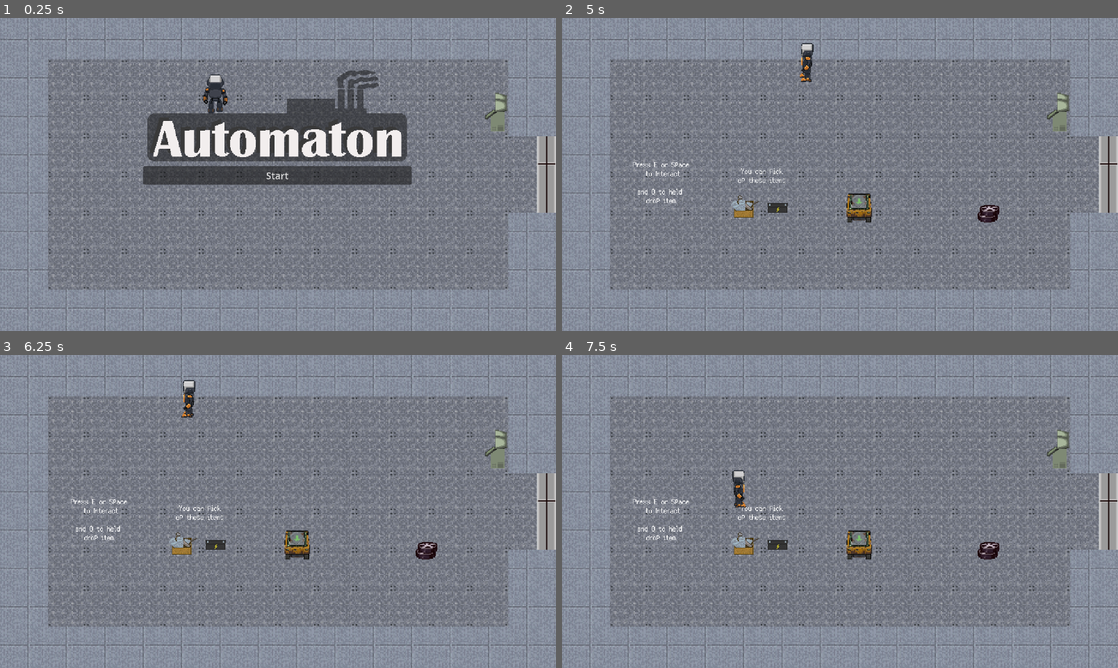
Above: before the commit, frames 1-4 (two rows, left to right).
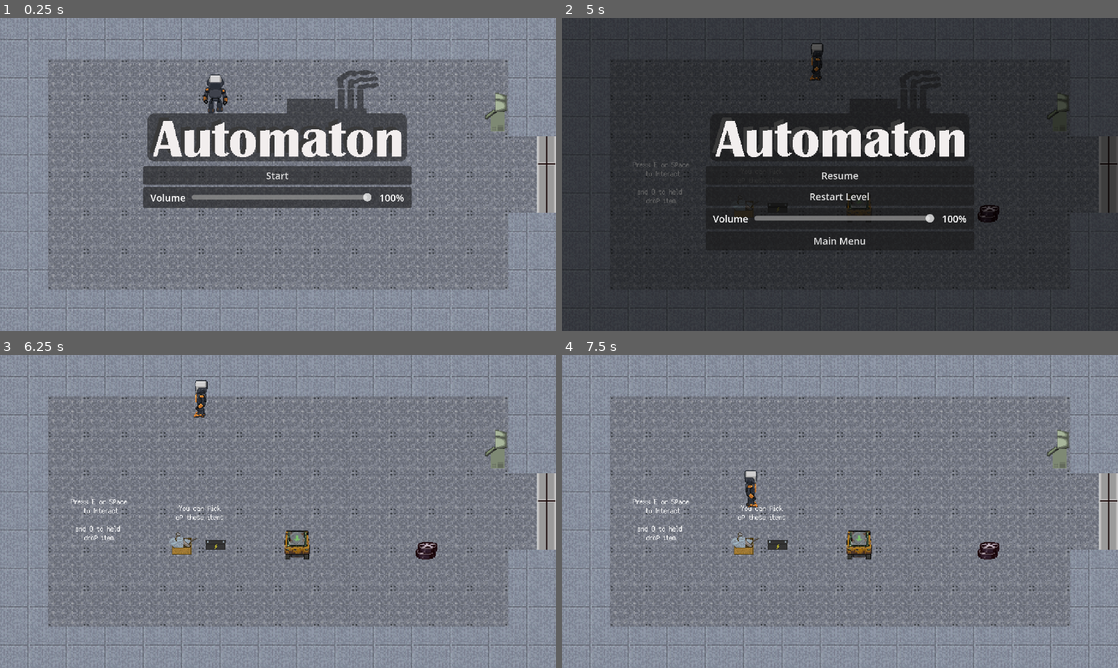
Above: after the commit, the same moments.

Repository: Wizxrdx/automaton
Game: Godot game, scene res://UI/main_menu.tscn
Same seed, same stepped clock (60 frames per second), same inputs: the game is played once before the commit and once after it. Sound files missing from this copy of the repository are replaced by a short silence.
Inputs (mouse positions are in pixels of both pictures, inside the frame that each line leads up to):
- Up to frame 1 (0.25 s): no input
- Up to frame 2 (5 s): click "Start" at 0.5 s; tap Enter at 1.25 s; move the mouse to (756, 77) at 1.27 s; hold Right (ui_right) 1.28-2.03 s; tap Q (drop_item) at 1.35, 3.6 s; click (756, 77) at 1.42 s; tap E every 0.75 s from 2 to 4.25 s; move the mouse to (778, 212) at 2.02 s; hold Down (ui_down) 2.03-2.78 s; tap Space (interact) at 2.1, 4.35 s; click (778, 212) at 2.17 s; move the mouse to (745, 212) at 2.77 s; hold Right (ui_right) 2.78-3.53 s; tap R at 2.85 s; click (745, 212) at 2.92 s; move the mouse to (990, 218) at 3.52 s; hold Up (ui_up) 3.53-4.28 s; click (990, 218) at 3.67 s; move the mouse to (1006, 221) at 4.27 s; hold Left (ui_left) from 4.28 s (still down); click (1006, 221) at 4.42 s; tap Escape (ui_cancel) at 4.9 s
- Up to frame 3 (6.25 s): release Left (ui_left) at 5 s; click (278, 511) at 5 s, where only the run after the commit has a clickable "Resume"; tap E at 5.75 s; move the mouse to (111, 464) at 5.77 s; hold Left (ui_left) from 5.78 s (still down); tap R at 5.85 s; click (111, 464) at 5.92 s
- Up to frame 4 (7.5 s): move the mouse to (867, 511) at 6.52 s; release Left (ui_left) at 6.53 s; hold Down (ui_down) 6.53-7.28 s; tap Q (drop_item) at 6.6 s; click (867, 511) at 6.67 s; move the mouse to (756, 433) at 7.27 s; hold Right (ui_right) from 7.28 s (still down); tap Space (interact) at 7.35 s; click (756, 433) at 7.42 s

The runs differ from the first frame. In frame 1, 2.8% of the frame differs, in the area x 25-75%, y 54-61%; in frame 2, 99%, in the area x 0-100%, y 0-100%; in frame 3, 0.4%; in frame 4, 0.5%.

Commit message:
Add Master Volume slider to Main Menu and matching Esc Pause Menu

Diff:
--- a/UI/main_menu.gd
+++ b/UI/main_menu.gd
@@ -1,8 +1,14 @@
 extends Control
 
 @onready var level = $LevelInstance
+@onready var volume_slider: HSlider = $VBoxContainer/VolumePanel/VolumeMargin/VolumeRow/VolumeSlider
+@onready var volume_value: Label = $VBoxContainer/VolumePanel/VolumeMargin/VolumeRow/VolumeValue
 
 func _ready():
+	Input.set_mouse_mode(Input.MOUSE_MODE_VISIBLE)
+	volume_slider.set_value_no_signal(LevelManager.master_volume)
+	volume_value.text = str(int(round(LevelManager.master_volume * 100.0))) + "%"
+
 	# Force the level into background mode
 	level.is_menu_background = true
 
@@ -45,5 +51,7 @@
 
 	self.queue_free()
 
-func _on_quit_button_pressed():
-	pass
+func _on_volume_slider_value_changed(value: float):
+	LevelManager.set_master_volume(value)
+	if volume_value:
+		volume_value.text = str(int(round(value * 100.0))) + "%"
--- a/UI/main_menu.tscn
+++ b/UI/main_menu.tscn
@@ -67,7 +67,7 @@
 offset_left = 63.0
 offset_top = -12.0
 offset_right = 511.0
-offset_bottom = 218.0
+offset_bottom = 260.0
 grow_horizontal = 2
 grow_vertical = 2
 
@@ -82,6 +82,41 @@
 [node name="Button" type="Button" parent="VBoxContainer" unique_id=1876818327]
 layout_mode = 2
 text = "Start"
+
+[node name="VolumePanel" type="PanelContainer" parent="VBoxContainer" unique_id=778375307]
+layout_mode = 2
+
+[node name="VolumeMargin" type="MarginContainer" parent="VBoxContainer/VolumePanel"]
+layout_mode = 2
+theme_override_constants/margin_left = 12
+theme_override_constants/margin_top = 6
+theme_override_constants/margin_right = 12
+theme_override_constants/margin_bottom = 6
+
+[node name="VolumeRow" type="HBoxContainer" parent="VBoxContainer/VolumePanel/VolumeMargin" unique_id=449931170]
+layout_mode = 2
+theme_override_constants/separation = 10
+alignment = 1
+
+[node name="VolumeLabel" type="Label" parent="VBoxContainer/VolumePanel/VolumeMargin/VolumeRow" unique_id=414674785]
+layout_mode = 2
+text = "Volume"
+horizontal_alignment = 3
+vertical_alignment = 3
+
+[node name="VolumeSlider" type="HSlider" parent="VBoxContainer/VolumePanel/VolumeMargin/VolumeRow" unique_id=1674170188]
+layout_mode = 2
+size_flags_horizontal = 3
+size_flags_vertical = 4
+max_value = 1.0
+step = 0.05
+value = 1.0
+
+[node name="VolumeValue" type="Label" parent="VBoxContainer/VolumePanel/VolumeMargin/VolumeRow" unique_id=191702034]
+custom_minimum_size = Vector2(44, 0)
+layout_mode = 2
+text = "100%"
+horizontal_alignment = 2
 
 [node name="FadeOverlay" type="ColorRect" parent="." unique_id=788989379]
 self_modulate = Color(1, 1, 1, 0)
@@ -99,3 +134,4 @@
 zoom = Vector2(0.345, 0.345)
 
 [connection signal="button_up" from="VBoxContainer/Button" to="." method="_on_start_button_pressed"]
+[connection signal="value_changed" from="VBoxContainer/VolumePanel/VolumeMargin/VolumeRow/VolumeSlider" to="." method="_on_volume_slider_value_changed"]
--- /dev/null
+++ b/UI/pause_menu.gd
@@ -0,0 +1,44 @@
+extends CanvasLayer
+
+@onready var volume_slider: HSlider = $Backdrop/MenuAnchor/VBoxContainer/VolumePanel/VolumeMargin/VolumeRow/VolumeSlider
+@onready var volume_value: Label = $Backdrop/MenuAnchor/VBoxContainer/VolumePanel/VolumeMargin/VolumeRow/VolumeValue
+
+func _ready():
+	process_mode = Node.PROCESS_MODE_ALWAYS
+	visible = false
+	sync_volume_ui()
+
+func sync_volume_ui():
+	if volume_slider:
+		volume_slider.set_value_no_signal(LevelManager.master_volume)
+	if volume_value:
+		volume_value.text = str(int(round(LevelManager.master_volume * 100.0))) + "%"
+
+func open_menu():
+	sync_volume_ui()
+	visible = true
+	get_tree().paused = true
+	Input.set_mouse_mode(Input.MOUSE_MODE_VISIBLE)
+
+func close_menu():
+	visible = false
+	get_tree().paused = false
+	Input.set_mouse_mode(Input.MOUSE_MODE_CONFINED)
+
+func _on_resume_button_pressed():
+	close_menu()
+
+func _on_restart_button_pressed():
+	visible = false
+	get_tree().paused = false
+	LevelManager.restart_current_level()
+
+func _on_volume_slider_value_changed(value: float):
+	LevelManager.set_master_volume(value)
+	if volume_value:
+		volume_value.text = str(int(round(value * 100.0))) + "%"
+
+func _on_main_menu_button_pressed():
+	visible = false
+	get_tree().paused = false
+	LevelManager.return_to_main_menu()
--- /dev/null
+++ b/UI/pause_menu.tscn
@@ -0,0 +1,142 @@
+[gd_scene format=3]
+
+[ext_resource type="Script" path="res://UI/pause_menu.gd" id="1_script"]
+[ext_resource type="Texture2D" uid="uid://cohktqv675ns7" path="res://UI/logo.png" id="2_logo"]
+
+[sub_resource type="AtlasTexture" id="AtlasTexture_d8nwk"]
+atlas = ExtResource("2_logo")
+region = Rect2(0, 0, 448, 160)
+
+[sub_resource type="Animation" id="Animation_d8nwk"]
+length = 0.001
+tracks/0/type = "value"
+tracks/0/imported = false
+tracks/0/enabled = true
+tracks/0/path = NodePath(".:texture:region")
+tracks/0/interp = 1
+tracks/0/loop_wrap = true
+tracks/0/keys = {
+"times": PackedFloat32Array(0),
+"transitions": PackedFloat32Array(1),
+"update": 0,
+"values": [Rect2(0, 0, 448, 160)]
+}
+
+[sub_resource type="Animation" id="Animation_4cwpn"]
+resource_name = "play_ui"
+length = 0.8
+loop_mode = 1
+tracks/0/type = "value"
+tracks/0/imported = false
+tracks/0/enabled = true
+tracks/0/path = NodePath(".:texture:region")
+tracks/0/interp = 1
+tracks/0/loop_wrap = true
+tracks/0/keys = {
+"times": PackedFloat32Array(0, 0.2, 0.4, 0.6, 0.8),
+"transitions": PackedFloat32Array(1, 1, 1, 1, 1),
+"update": 1,
+"values": [Rect2(0, 0, 448, 160), Rect2(0, 160, 448, 160), Rect2(0, 320, 448, 160), Rect2(0, 160, 448, 160), Rect2(0, 0, 448, 160)]
+}
+
+[sub_resource type="AnimationLibrary" id="AnimationLibrary_f40uw"]
+_data = {
+&"RESET": SubResource("Animation_d8nwk"),
+&"play_ui": SubResource("Animation_4cwpn")
+}
+
+[node name="PauseMenu" type="CanvasLayer"]
+process_mode = 3
+layer = 10
+script = ExtResource("1_script")
+
+[node name="Backdrop" type="ColorRect" parent="."]
+anchors_preset = 15
+anchor_right = 1.0
+anchor_bottom = 1.0
+grow_horizontal = 2
+grow_vertical = 2
+color = Color(0, 0, 0, 0.6)
+
+[node name="MenuAnchor" type="Control" parent="Backdrop"]
+layout_mode = 1
+anchors_preset = 8
+anchor_left = 0.5
+anchor_top = 0.5
+anchor_right = 0.5
+anchor_bottom = 0.5
+grow_horizontal = 2
+grow_vertical = 2
+scale = Vector2(0.345, 0.345)
+
+[node name="VBoxContainer" type="VBoxContainer" parent="Backdrop/MenuAnchor"]
+layout_mode = 1
+anchors_preset = 8
+anchor_left = 0.5
+anchor_top = 0.5
+anchor_right = 0.5
+anchor_bottom = 0.5
+offset_left = -224.0
+offset_top = -178.0
+offset_right = 224.0
+offset_bottom = 132.0
+grow_horizontal = 2
+grow_vertical = 2
+
+[node name="TextureRect" type="TextureRect" parent="Backdrop/MenuAnchor/VBoxContainer"]
+layout_mode = 2
+texture = SubResource("AtlasTexture_d8nwk")
+
+[node name="AnimationPlayer" type="AnimationPlayer" parent="Backdrop/MenuAnchor/VBoxContainer/TextureRect"]
+libraries/ = SubResource("AnimationLibrary_f40uw")
+autoplay = &"play_ui"
+
+[node name="ResumeButton" type="Button" parent="Backdrop/MenuAnchor/VBoxContainer"]
+layout_mode = 2
+text = "Resume"
+
+[node name="RestartButton" type="Button" parent="Backdrop/MenuAnchor/VBoxContainer"]
+layout_mode = 2
+text = "Restart Level"
+
+[node name="VolumePanel" type="PanelContainer" parent="Backdrop/MenuAnchor/VBoxContainer"]
+layout_mode = 2
+
+[node name="VolumeMargin" type="MarginContainer" parent="Backdrop/MenuAnchor/VBoxContainer/VolumePanel"]
+layout_mode = 2
+theme_override_constants/margin_left = 12
+theme_override_constants/margin_top = 6
+theme_override_constants/margin_right = 12
+theme_override_constants/margin_bottom = 6
+
+[node name="VolumeRow" type="HBoxContainer" parent="Backdrop/MenuAnchor/VBoxContainer/VolumePanel/VolumeMargin"]
+layout_mode = 2
+theme_override_constants/separation = 10
+alignment = 1
+
+[node name="VolumeLabel" type="Label" parent="Backdrop/MenuAnchor/VBoxContainer/VolumePanel/VolumeMargin/VolumeRow"]
+layout_mode = 2
+text = "Volume"
+
+[node name="VolumeSlider" type="HSlider" parent="Backdrop/MenuAnchor/VBoxContainer/VolumePanel/VolumeMargin/VolumeRow"]
+layout_mode = 2
+size_flags_horizontal = 3
+size_flags_vertical = 4
+max_value = 1.0
+step = 0.05
+value = 1.0
+
+[node name="VolumeValue" type="Label" parent="Backdrop/MenuAnchor/VBoxContainer/VolumePanel/VolumeMargin/VolumeRow"]
+custom_minimum_size = Vector2(44, 0)
+layout_mode = 2
+text = "100%"
+horizontal_alignment = 2
+
+[node name="MainMenuButton" type="Button" parent="Backdrop/MenuAnchor/VBoxContainer"]
+layout_mode = 2
+text = "Main Menu"
+
+[connection signal="button_up" from="Backdrop/MenuAnchor/VBoxContainer/ResumeButton" to="." method="_on_resume_button_pressed"]
+[connection signal="button_up" from="Backdrop/MenuAnchor/VBoxContainer/RestartButton" to="." method="_on_restart_button_pressed"]
+[connection signal="value_changed" from="Backdrop/MenuAnchor/VBoxContainer/VolumePanel/VolumeMargin/VolumeRow/VolumeSlider" to="." method="_on_volume_slider_value_changed"]
+[connection signal="button_up" from="Backdrop/MenuAnchor/VBoxContainer/MainMenuButton" to="." method="_on_main_menu_button_pressed"]
--- a/World/LevelManager.gd
+++ b/World/LevelManager.gd
@@ -1,10 +1,63 @@
 extends Node
+
+const SETTINGS_PATH := "user://settings.cfg"
+const PAUSE_MENU_SCENE := preload("res://UI/pause_menu.tscn")
 
 var current_level_number = 1
 var saved_item_type = null
 var win_canvas: CanvasLayer = null
 var caught_canvas: CanvasLayer = null
+var pause_menu: CanvasLayer = null
 var is_caught: bool = false
+var master_volume: float = 1.0
+
+func _ready():
+	process_mode = Node.PROCESS_MODE_ALWAYS
+	_load_settings()
+	set_master_volume(master_volume, false)
+	pause_menu = PAUSE_MENU_SCENE.instantiate()
+	add_child(pause_menu)
+
+func _load_settings():
+	var cfg = ConfigFile.new()
+	if cfg.load(SETTINGS_PATH) == OK:
+		master_volume = clamp(float(cfg.get_value("audio", "master_volume", 1.0)), 0.0, 1.0)
+
+func set_master_volume(value: float, save: bool = true):
+	master_volume = clamp(value, 0.0, 1.0)
+	var bus_idx = AudioServer.get_bus_index("Master")
+	if bus_idx >= 0:
+		AudioServer.set_bus_mute(bus_idx, master_volume <= 0.001)
+		AudioServer.set_bus_volume_db(bus_idx, linear_to_db(max(master_volume, 0.0001)))
+	if save:
+		var cfg = ConfigFile.new()
+		cfg.set_value("audio", "master_volume", master_volume)
+		cfg.save(SETTINGS_PATH)
+
+func return_to_main_menu():
+	get_tree().paused = false
+	if is_instance_valid(pause_menu):
+		pause_menu.visible = false
+	if is_instance_valid(win_canvas):
+		win_canvas.queue_free()
+		win_canvas = null
+	if is_instance_valid(caught_canvas):
+		caught_canvas.queue_free()
+		caught_canvas = null
+	is_caught = false
+
+	var root = get_tree().root
+	for child in root.get_children():
+		if "Level" in child.name and child is Node2D:
+			child.queue_free()
+
+	current_level_number = 1
+	saved_item_type = null
+	RobotManager.saved_robot_data.clear()
+	RobotManager.level_start_robot_data.clear()
+	RobotManager.all_robots.clear()
+	Input.set_mouse_mode(Input.MOUSE_MODE_VISIBLE)
+	get_tree().change_scene_to_file("res://UI/main_menu.tscn")
 
 func save_player_data(player_node):
 	var inv = player_node.get_node_or_null("Inventory")
@@ -137,8 +190,19 @@
 	if not (event is InputEventKey and event.pressed and not event.echo):
 		return
 
+	# Pause menu toggle on Esc during active gameplay
+	if event.is_action_pressed("ui_cancel"):
+		var in_main_menu = get_tree().root.get_node_or_null("MainMenu") != null
+		if not in_main_menu and current_level_number <= 5 and not is_caught and is_instance_valid(pause_menu):
+			if pause_menu.visible:
+				pause_menu.close_menu()
+			else:
+				pause_menu.open_menu()
+			get_viewport().set_input_as_handled()
+			return
+
 	# Debug shortcuts (active when running from the editor / debug builds)
-	if OS.is_debug_build():
+	if OS.is_debug_build() and not get_tree().paused:
 		if event.keycode == KEY_F9 and current_level_number <= 5:
 			print("LevelManager [DEBUG]: Skipping to next level...")
 			load_next_level()
Not shown, added: UI/pause_menu.gd.uid
